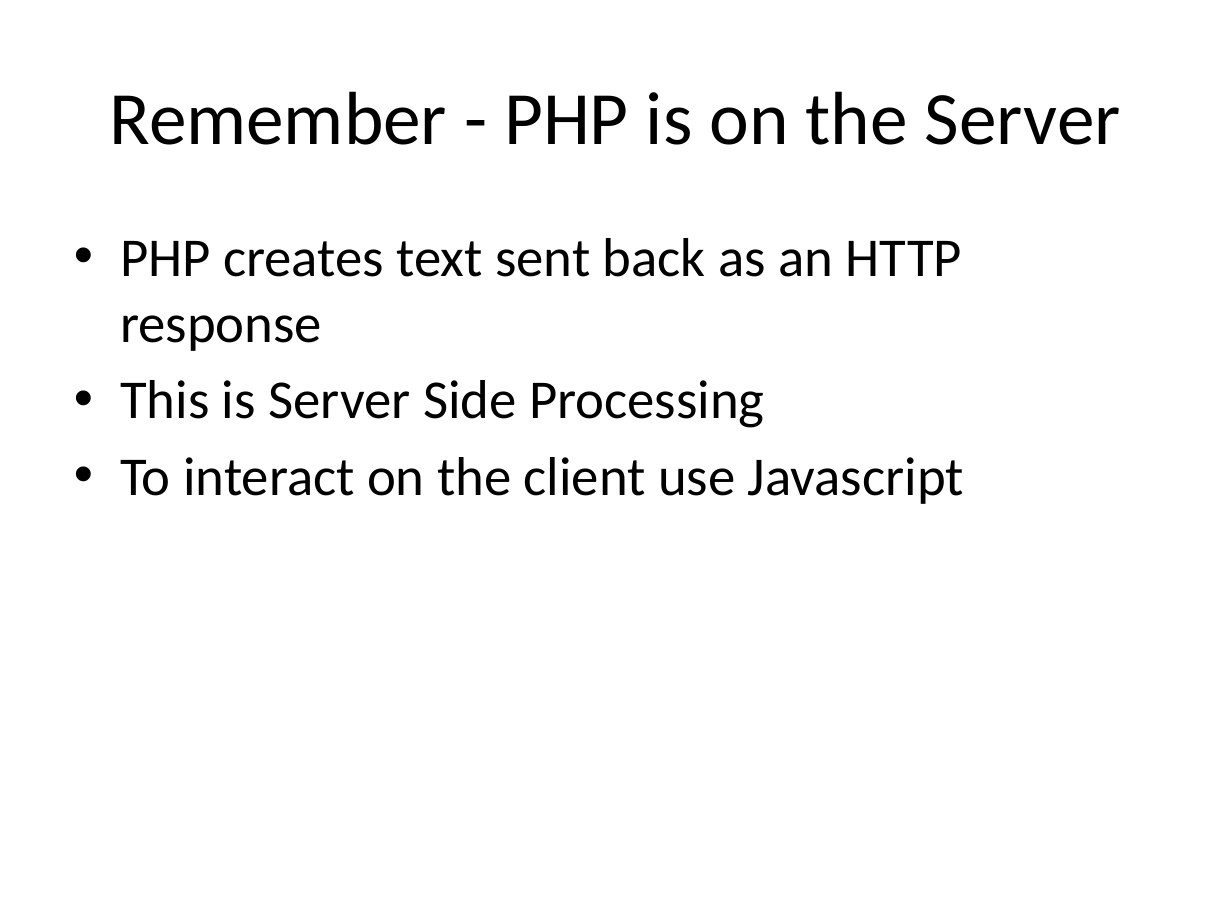
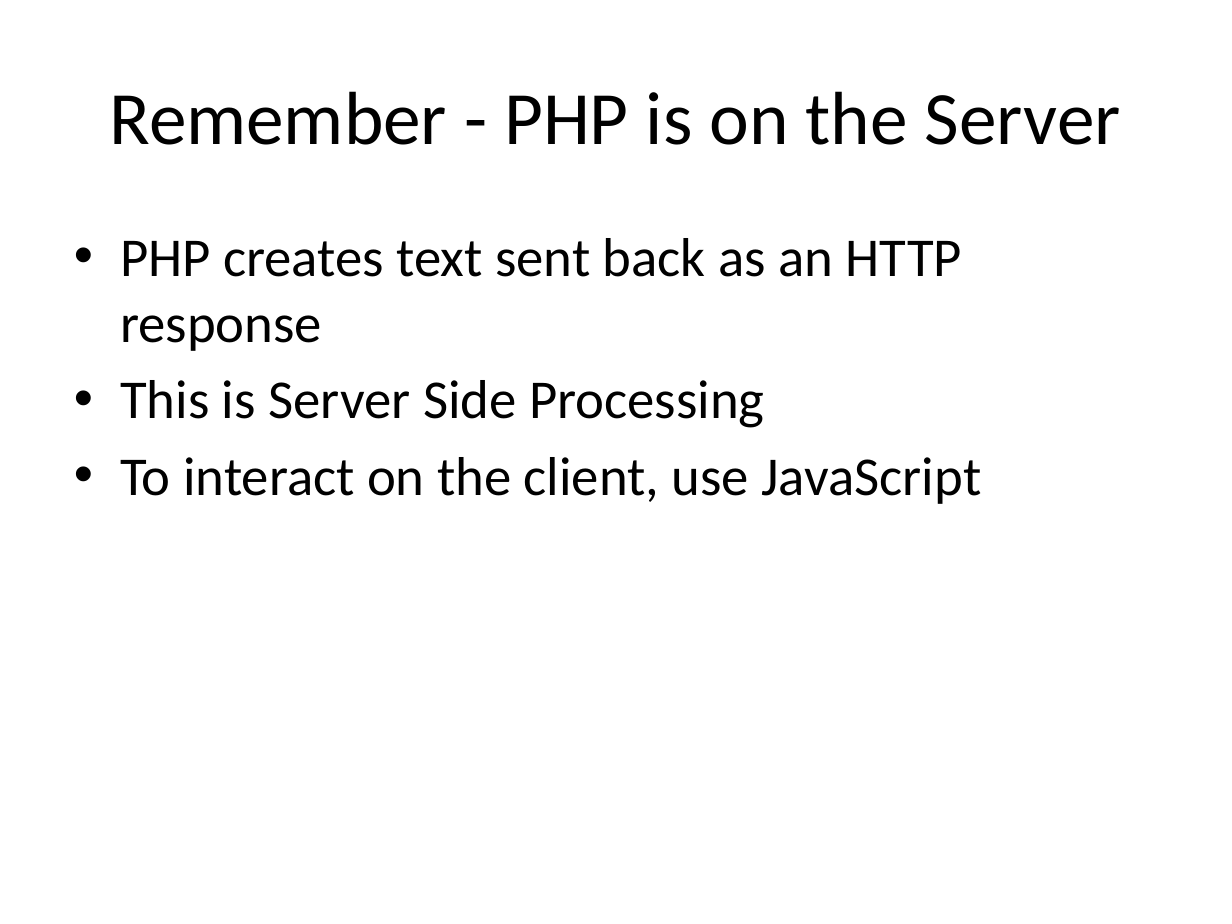
Before and after one commit to PHPEmbark/curriculum, a slide deck: slide 18 of course/2 - The Internet/The Internet.pptx. Drawn at 1232x924 pixels with LibreOffice and Linux fonts; fonts in the diff are those of the drawing. Boxes give left, top, right and bottom in pixels: in the first picture for what was removed or moved away, otherwise in the second. Text is boxed around its words. In the diff, an @@ line names an element or a change of style, - is before the commit and + after.

```diff
--- a/course/2 - The Internet/The Internet.pptx
+++ b/course/2 - The Internet/The Internet.pptx
@@ text at (x1=120, y1=457, x2=982, y2=504): text changed @@
-• To interact on the client use Javascript
+• To interact on the client, use JavaScript
```
Also in this commit, not shown: 3 other slides changed, 15 slides added.
